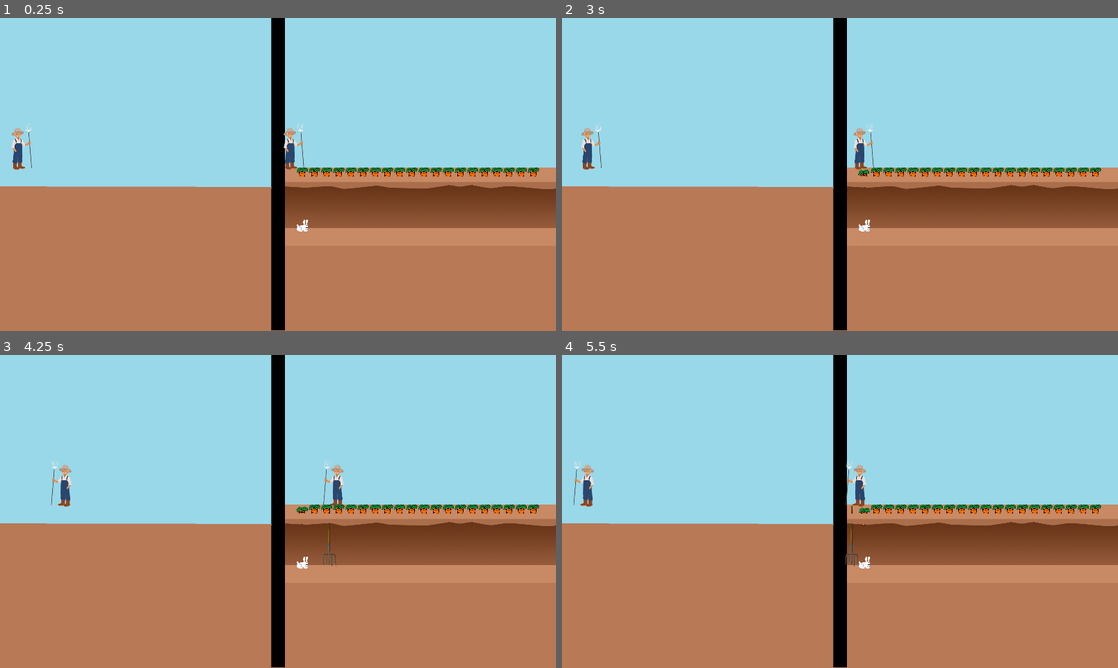
Above: before the commit, frames 1-4 (two rows, left to right).
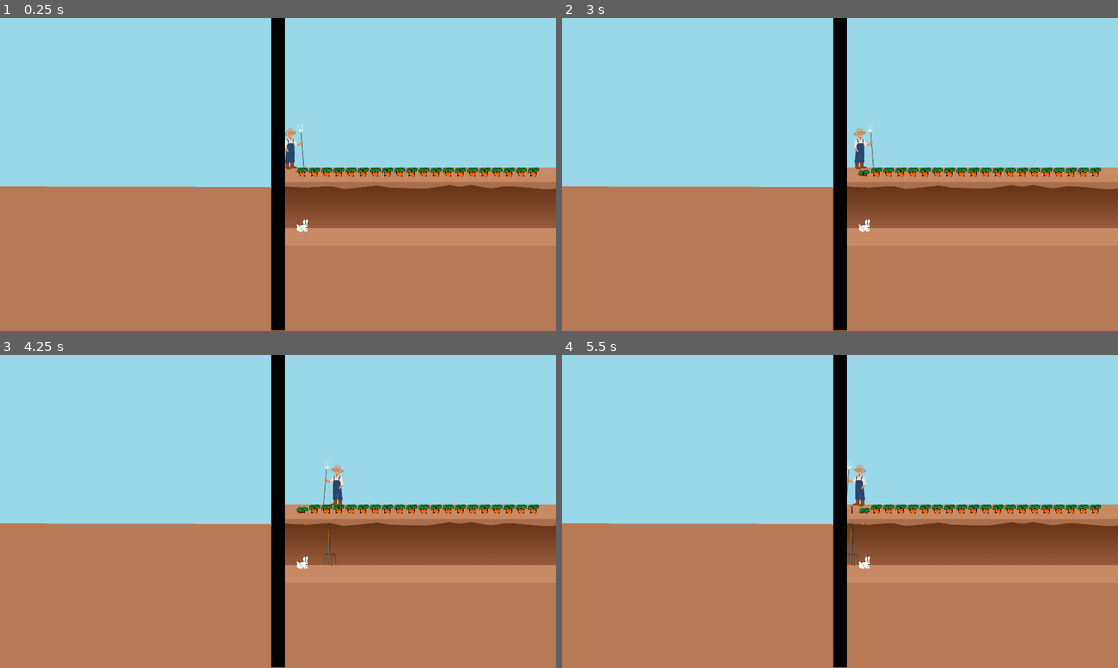
Above: after the commit, the same moments.

Repository: Brusi/ggj23
Game: Godot game, scene res://Game.tscn
Same seed, same stepped clock (60 frames per second), same inputs: the game is played once before the commit and once after it.
Inputs:
- Up to frame 1 (0.25 s): no input
- Up to frame 2 (3 s): tap Enter at 0.5, 2 s; hold D (farmer_right) 0.53-1.28 s; hold S (farmer_pitchfork) 0.53-1.28 s; tap Space at 1.25, 2.75 s; hold Down (rabbit_down) 1.28-2.03 s; tap S (farmer_pitchfork) at 1.35, 2.85 s; hold S (farmer_pitchfork) 2.03-2.78 s; hold D (farmer_right) from 2.03 s (still down)
- Up to frame 3 (4.25 s): release D (farmer_right) at 3.53 s; hold A (farmer_left) from 3.53 s (still down); hold S (farmer_pitchfork) from 3.53 s (still down)
- Up to frame 4 (5.5 s): tap Enter at 4.25 s; release S (farmer_pitchfork) at 4.28 s; tap S (farmer_pitchfork) at 4.35 s; release A (farmer_left) at 5.03 s; hold Down (rabbit_down) from 5.03 s (still down); hold S (farmer_pitchfork) from 5.03 s (still down)

The runs differ from the first frame. In frame 1, 0.3% of the frame differs, in the area x 2-52%, y 33-49%; in frame 2, 0.3%; in frame 3, 0.3%; in frame 4, 0.3%, in the area x 2-52%, y 33-68%.

Commit message:
Fix the masking for the right screen

Diff:
--- a/project/Carrot.gd
+++ b/project/Carrot.gd
@@ -5,7 +5,7 @@
 var attached := true
 var being_pulled_for = 0.0
 onready var shape: RectangleShape2D = get_node("Area2D/CollisionShape2D").shape
-onready var rabbit: Rabbit = get_parent().get_parent().get_node("Rabbit")
+onready var rabbit: Rabbit = get_parent().get_parent().get_node("RightMask/Rabbit")
 onready var game: Game = get_parent().get_parent()
 var out := 0.0
 var speed := 0.0
--- a/project/Carrot.tscn
+++ b/project/Carrot.tscn
@@ -4,7 +4,7 @@
 [ext_resource path="res://Carrot.gd" type="Script" id=2]
 
 [sub_resource type="RectangleShape2D" id=1]
-extents = Vector2( 15, 50 )
+extents = Vector2( 15, 28 )
 
 [node name="Carrot" type="Node2D"]
 script = ExtResource( 2 )
--- a/project/Farmer.gd
+++ b/project/Farmer.gd
@@ -5,7 +5,7 @@
 export var speed: = 200.0
 var stabbing_margin = 20
 var is_stabbing: bool = false
-onready var rabbit = get_node("/root/Game/Rabbit")
+onready var rabbit = get_node("/root/Game/RightMask/Rabbit")
 
 func _ready():
 	$Pitchfork.visible = false
@@ -26,10 +26,10 @@
 	if not self.is_stabbing:
 		position.x += speed * delta * dir
 
-	if position.x < min_x + 21:
-		position.x += (max_x - min_x)
-	elif position.x > max_x + 21:
-		position.x -= (max_x - min_x)
+	if global_position.x < min_x + 21:
+		global_position.x += (max_x - min_x)
+	elif global_position.x > max_x + 21:
+		global_position.x -= (max_x - min_x)
 
 	if dir > 0:
 		$Sprite.flip_h = false
--- a/project/Game.tscn
+++ b/project/Game.tscn
@@ -18,11 +18,18 @@
 "_edit_lock_": true
 }
 
-[node name="Farmer" parent="." instance=ExtResource( 3 )]
-position = Vector2( 1002, 444 )
+[node name="RightMask" type="Control" parent="."]
+margin_left = 985.0
+margin_top = 2.0
+margin_right = 1935.0
+margin_bottom = 1082.0
+rect_clip_content = true
 
-[node name="Rabbit" parent="." instance=ExtResource( 2 )]
-position = Vector2( 1044, 716 )
+[node name="Rabbit" parent="RightMask" instance=ExtResource( 2 )]
+position = Vector2( 59, 714 )
+
+[node name="Farmer" parent="RightMask" instance=ExtResource( 3 )]
+position = Vector2( 17, 442 )
 
 [node name="CarrotContainer" type="Node2D" parent="."]
 position = Vector2( 1086, 0 )
--- a/project/Rabbit.gd
+++ b/project/Rabbit.gd
@@ -19,7 +19,7 @@
 const ACTIONS = ["rabbit_right", "rabbit_left", "rabbit_down"]
 
 onready var shape: RectangleShape2D = get_node("Area2D/CollisionShape2D").shape
-onready var game: Game = get_parent()
+onready var game: Game = get_parent().get_parent()
 
 func _ready():
 	pass
@@ -105,10 +105,10 @@
 				else:
 					pulling = false
 
-	if position.x < min_x - 21:
-		position.x += (max_x - min_x)
-	elif position.x > max_x - 21:
-		position.x -= (max_x - min_x)
+	if global_position.x < min_x - 21:
+		global_position.x += (max_x - min_x)
+	elif global_position.x > max_x - 21:
+		global_position.x -= (max_x - min_x)
 
 func die():
 	self.is_dead = true
